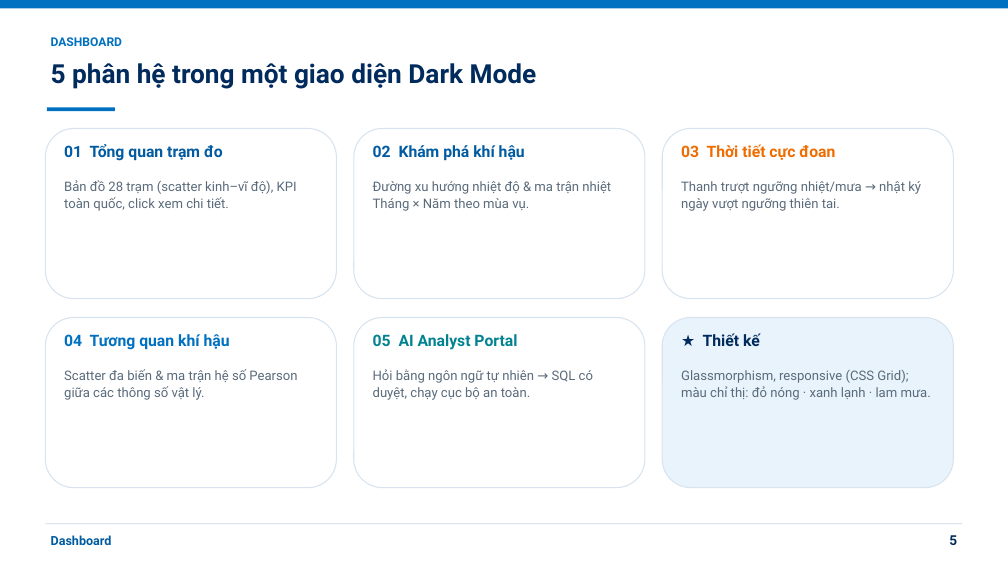
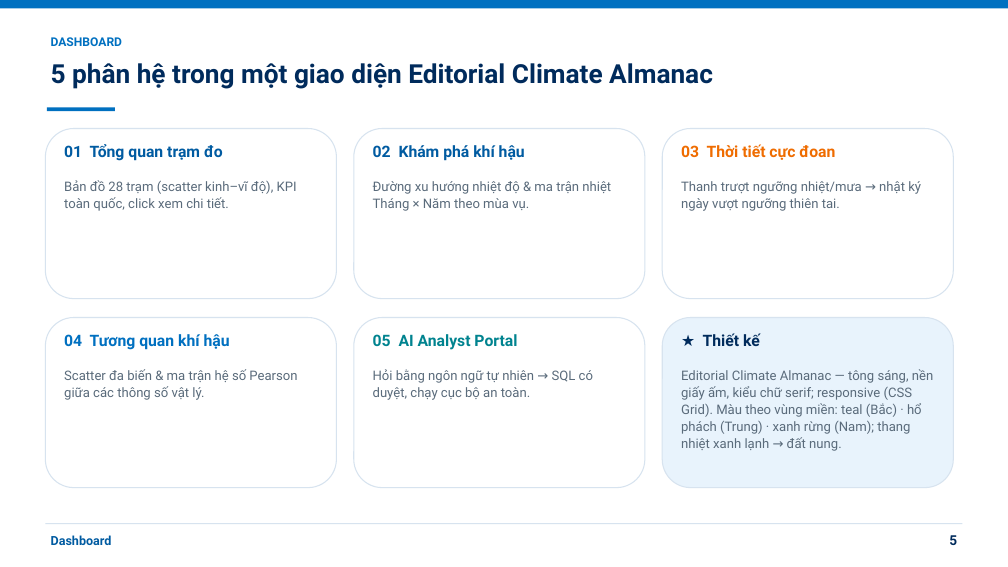
Before and after one commit to Daniel-Engineer-dev/Final-Data-Visualization, a slide deck: slide 5 of group1-slide.pptx. Drawn at 1008x567 pixels with LibreOffice and Linux fonts; fonts in the diff are those of the drawing. Boxes give left, top, right and bottom in pixels: in the first picture for what was removed or moved away, otherwise in the second. Text is boxed around its words. In the diff, an @@ line names an element or a change of style, - is before the commit and + after.

```diff
--- a/group1-slide.pptx
+++ b/group1-slide.pptx
@@ text at (51,63,713,89): text changed @@
-5 phân hệ trong một giao diện Dark Mode
+5 phân hệ trong một giao diện Editorial Climate Almanac
@@ text at (681,369,933,451): text changed @@
-Glassmorphism, responsive (CSS Grid); màu chỉ thị: đỏ nóng · xanh lạnh · lam mưa.
+Editorial Climate Almanac — tông sáng, nền giấy ấm, kiểu chữ serif; responsive (CSS Grid). Màu theo vùng miền: teal (Bắc) · hổ phách (Trung) · xanh rừng (Nam); thang nhiệt xanh lạnh → đất nung.
```
Also in this commit, not shown: 3 other slides changed, 1 other file.
